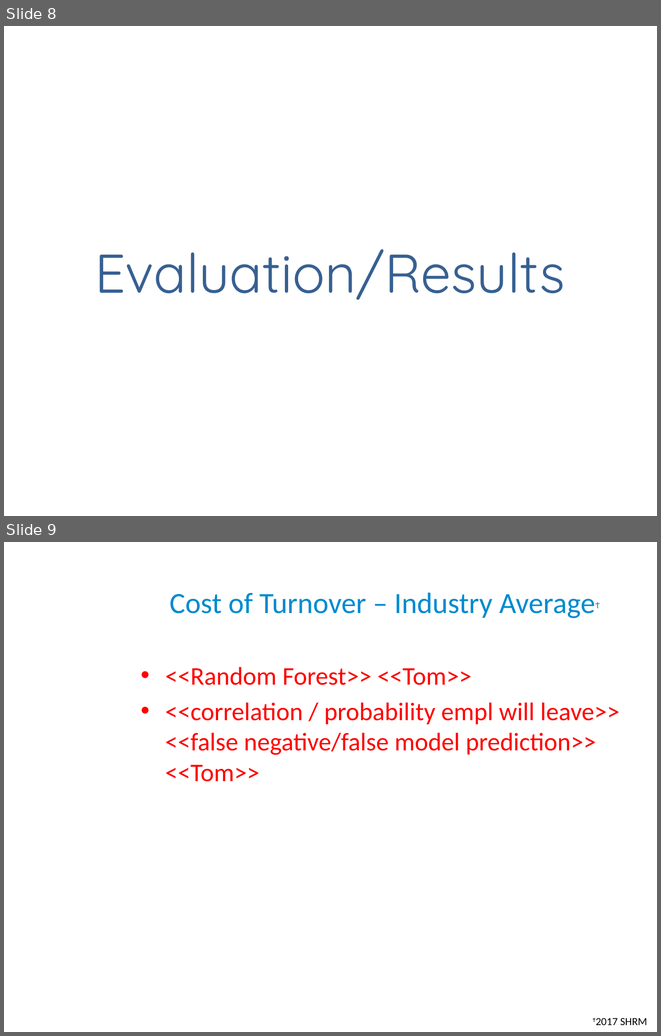
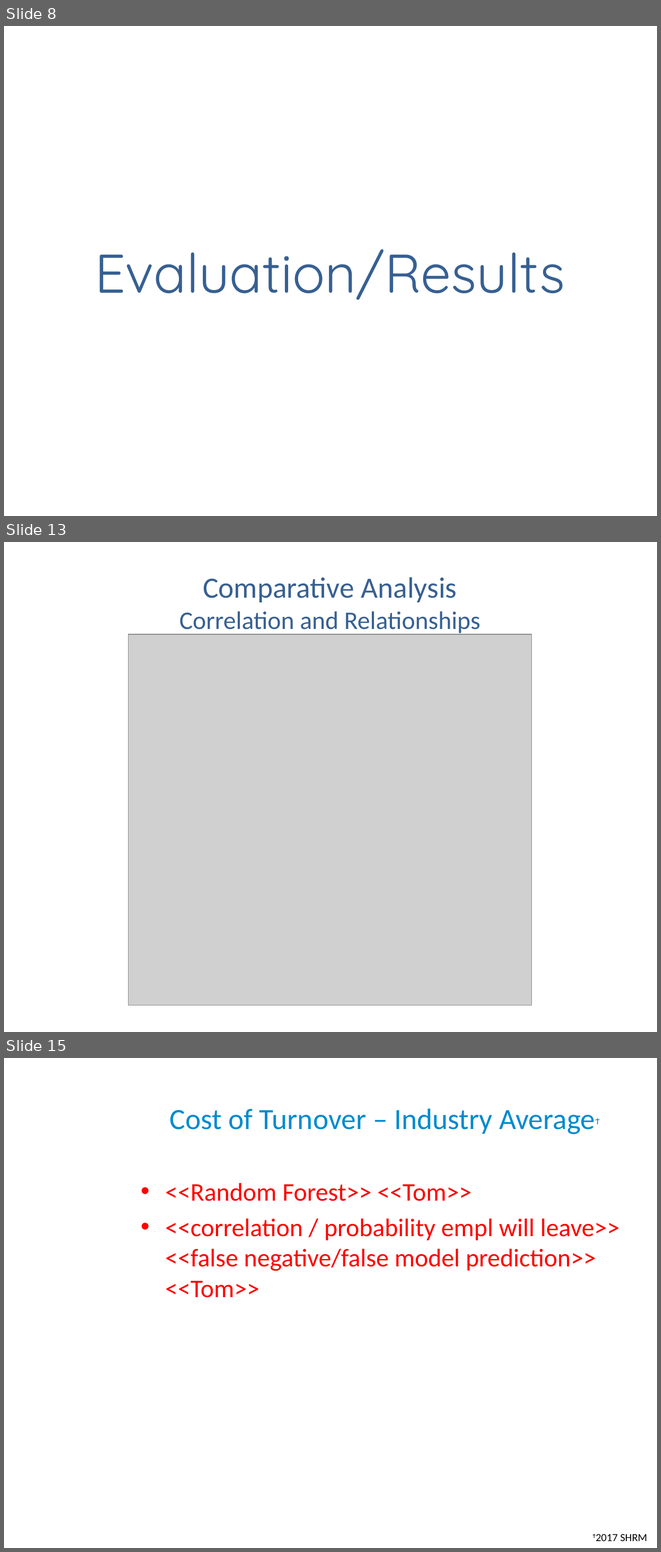
Before and after one commit to anguyen-07/DDS6306_CaseStudy02, a slide deck: DDSAnalytics_CaseStudy2_Updated.pptx. Shown one above the other, each under a label of ours: slides 8 and 9 before the commit, slides 8, 13 and 15 after it; the slides between them are not shown. The pictures are 661x1036 and 661x1552 pixels, drawn with LibreOffice and Linux fonts; fonts in the diff are those of the drawing; grey boxes stand for pictures; background and template pictures are left out. Boxes give left, top, right and bottom in pixels: in the first picture for what was removed or moved away, otherwise in the second. Text is boxed around its words. In the diff, an @@ line names an element or a change of style, - is before the commit and + after.

Commit message:
MASTER POWERPOINT PRESENTATION -- updated with percentage graphs and correlation plot

```diff
--- a/DDSAnalytics_CaseStudy2_Updated.pptx
+++ b/DDSAnalytics_CaseStudy2_Updated.pptx
@@ slide 13 added at (4, 542, 657, 1032), background picture (left out) @@
@@ title added at (179, 577, 480, 635), 27.9 pt, text #376092 @@
+Comparative Analysis
+Correlation and Relationships
@@ picture added at (128, 634, 531, 1005) @@
@@ what was slide 9 is now slide 15 @@
```
Also in this commit, not shown: 5 other slides added.
